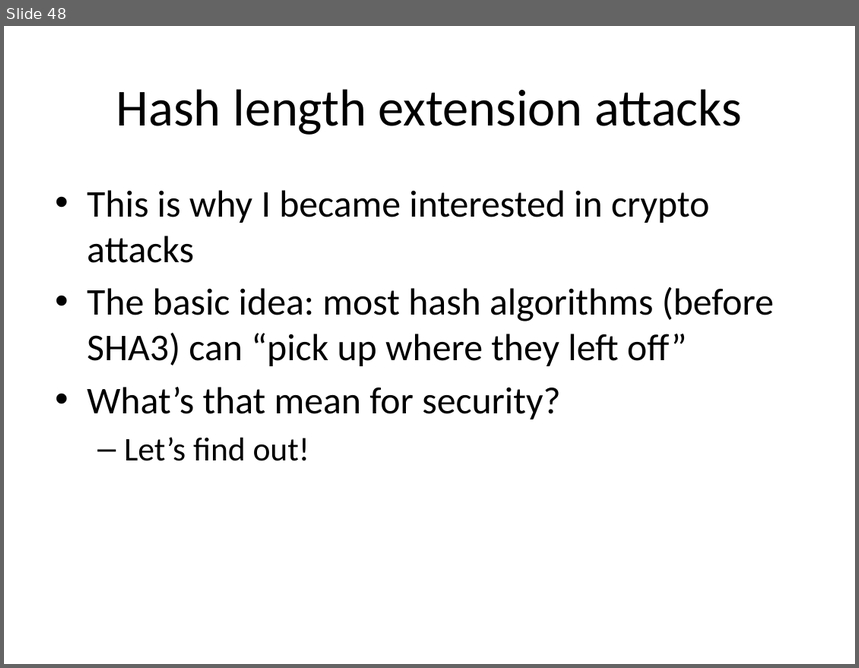
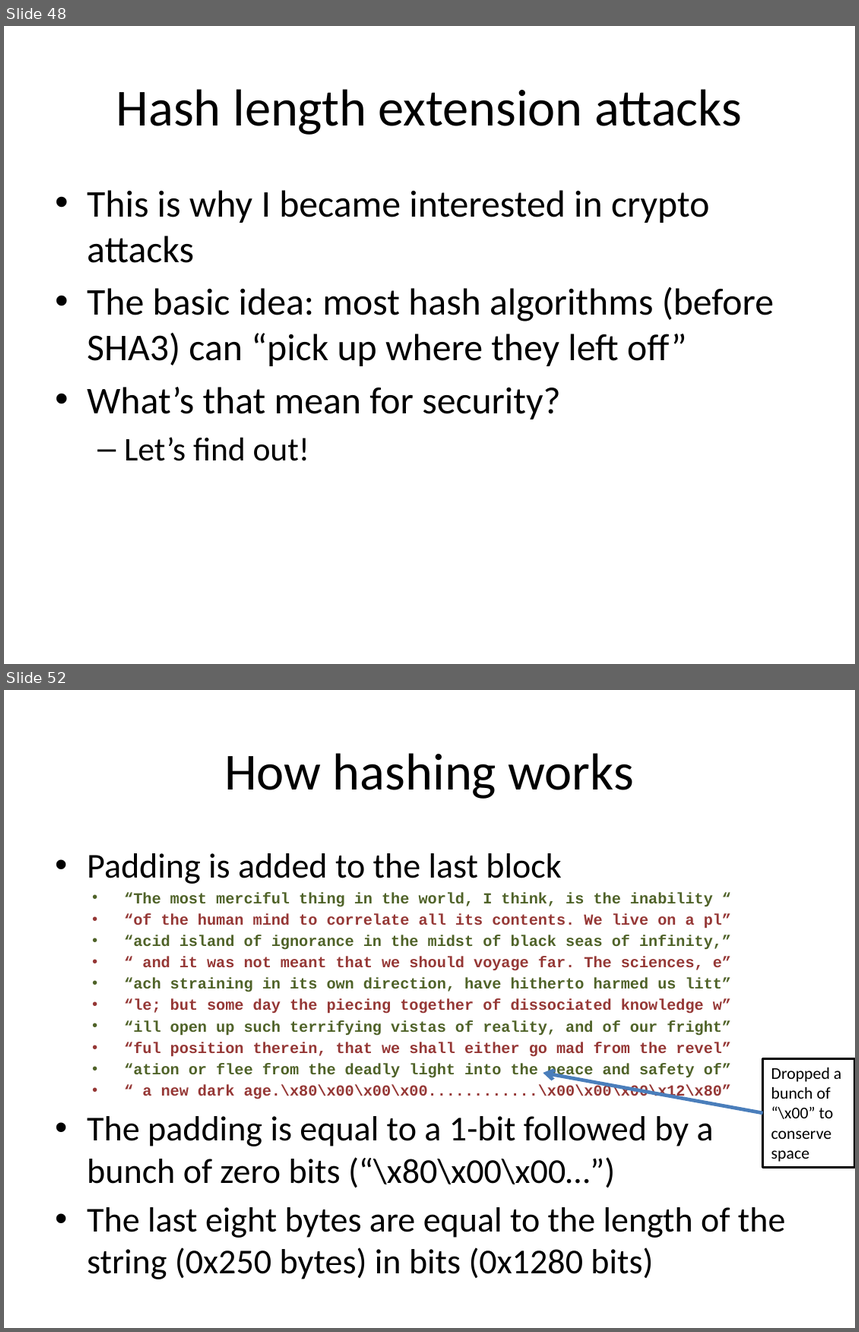
Before and after one commit to iagox86/2013-02-Shmoocon-talk, a slide deck: Shmoocon.pptx. Shown one above the other, each under a label of ours: slide 48 before the commit, slides 48 and 52 after it; the slides between them are not shown. The pictures are 859x668 and 859x1332 pixels, drawn with LibreOffice and Linux fonts; fonts in the diff are those of the drawing. Boxes give left, top, right and bottom in pixels: in the first picture for what was removed or moved away, otherwise in the second. Text is boxed around its words. In the diff, an @@ line names an element or a change of style, - is before the commit and + after.

```diff
--- a/Shmoocon.pptx
+++ b/Shmoocon.pptx
@@ slide 52 added at (4,690,855,1328), background #FFFFFF @@
@@ title added at (224,753,634,799), 44 pt, text #000000 @@
+How hashing works
@@ text added at (87,853,785,1280), 12.9 pt, text #953735, bold @@
+• Padding is added to the last block
+    • “The most merciful thing in the world, I think, is the inability “
+    • “of the human mind to correlate all its contents. We live on a pl”
+    • “acid island of ignorance in the midst of black seas of infinity,”
+    • “ and it was not meant that we should voyage far. The sciences, e”
+    • “ach straining in its own direction, have hitherto harmed us litt”
+    • “le; but some day the piecing together of dissociated knowledge w”
+    • “ill open up such terrifying vistas of reality, and of our fright”
+    • “ful position therein, that we shall either go mad from the revel”
+    • “ation or flee from the deadly light into the peace and safety of”
+    • “ a new dark age.\x80\x00\x00\x00............\x00\x00\x00\x12\x80”
+• The padding is equal to a 1-bit followed by a bunch of zero bits (“\x80\x00\x00…”)
+• The last eight bytes are equal to the length of the string (0x250 bytes) in bits (0x1280 bits)
@@ arrow added from (763, 1113) to (543, 1073), #4B7EBC 3 pt @@
@@ rectangle added at (763,1059,855,1167), fill #FFFFFF, outline #000000 2 pt, 14 pt, text #000000 @@
+Dropped a bunch of “\x00” to conserve space
```
Also in this commit, not shown: 7 slides changed, 17 other slides added, 6 other files.
